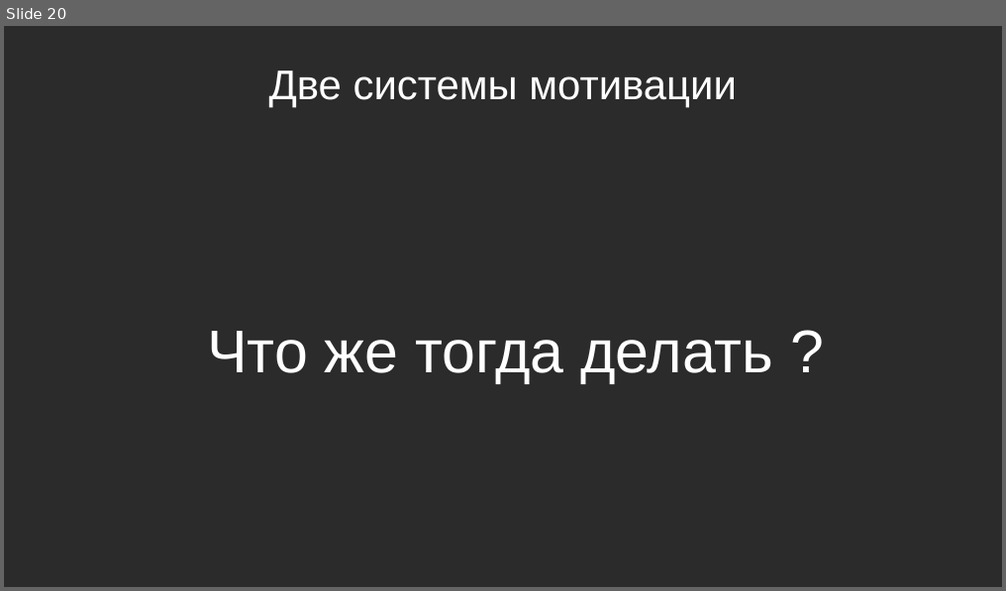
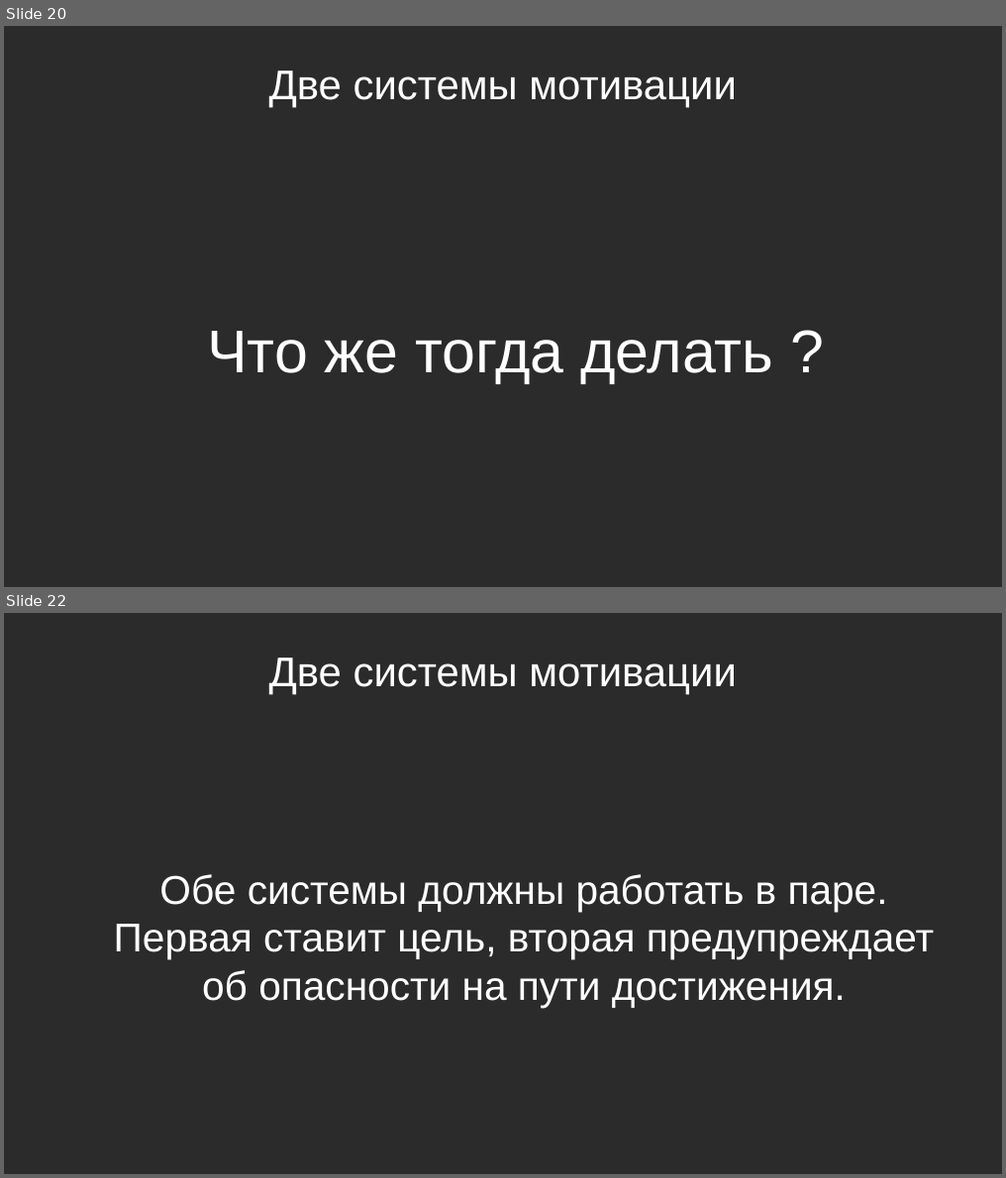
Before and after one commit to Chularev/articles, a slide deck: Psychology/Гомеостаз и мотивация (практика).odp. Shown one above the other, each under a label of ours: slide 20 before the commit, slides 20 and 22 after it; the slides between them are not shown. The pictures are 1006x591 and 1006x1178 pixels, drawn with LibreOffice and Linux fonts; fonts in the diff are those of the drawing; background and template pictures are left out; a plain dark background stands for a picture behind light text. Boxes give left, top, right and bottom in pixels: in the first picture for what was removed or moved away, otherwise in the second. Text is boxed around its words. In the diff, an @@ line names an element or a change of style, - is before the commit and + after.

Commit message:
tmp

```diff
--- a/Psychology/Гомеостаз и мотивация (практика).odp
+++ b/Psychology/Гомеостаз и мотивация (практика).odp
@@ slide 22 added at (4,613,1002,1174), background picture (left out) @@
@@ title added at (269,658,737,694), 33 pt, text #FFFFFF @@
+Две системы мотивации
@@ text added at (114,874,935,1008), 32 pt, text #FFFFFF @@
+Обе системы должны работать в паре. Первая ставит цель, вторая предупреждает об опасности на пути достижения.
```
Also in this commit, not shown: 2 other slides added.
